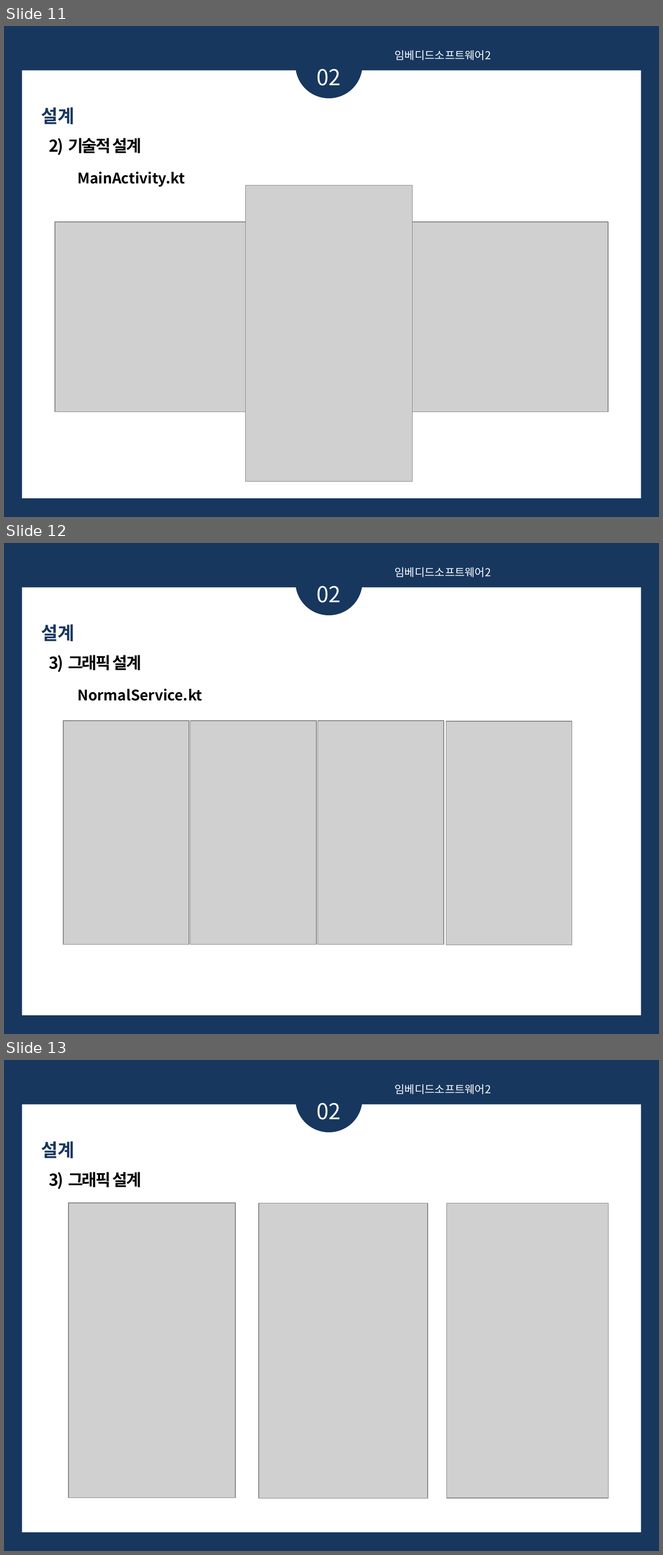
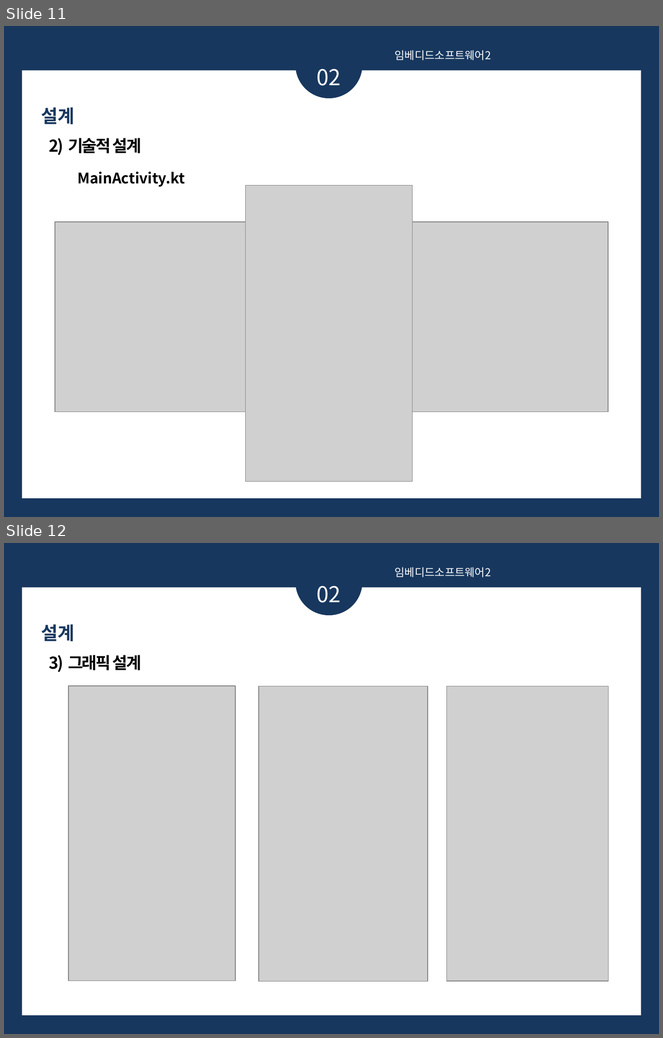
Before and after one commit to 201411108/Black-Android-app-for-eye, a slide deck: Document/발표PPT.pptx. Shown one above the other, each under a label of ours: slides 11, 12 and 13 before the commit, slides 11 and 12 after it. The pictures are 663x1555 and 663x1038 pixels, drawn with LibreOffice and Linux fonts; fonts in the diff are those of the drawing; grey boxes stand for pictures. Boxes give left, top, right and bottom in pixels: in the first picture for what was removed or moved away, otherwise in the second. Text is boxed around its words. In the diff, an @@ line names an element or a change of style, - is before the commit and + after.

```diff
--- a/Document/발표PPT.pptx
+++ b/Document/발표PPT.pptx
@@ slide 12 removed at bbox=[4, 543, 659, 1034], background #17375E @@
@@ ellipse removed at bbox=[296, 548, 362, 615] @@
@@ text removed at bbox=[395, 567, 492, 577] @@
-임베디드소프트웨어2
@@ rectangle removed at bbox=[22, 588, 642, 1016] @@
@@ text removed at bbox=[317, 586, 341, 603] @@
-02
@@ text removed at bbox=[41, 624, 74, 641] @@
-설계
@@ text removed at bbox=[49, 655, 141, 672] @@
-3) 그래픽 설계
@@ text removed at bbox=[77, 689, 202, 701] @@
-NormalService.kt
@@ picture removed at bbox=[64, 721, 190, 945] @@
@@ picture removed at bbox=[191, 721, 317, 945] @@
@@ picture removed at bbox=[318, 721, 443, 945] @@
@@ picture removed at bbox=[446, 721, 572, 945] @@
@@ what was slide 13 is now slide 12 @@
```
